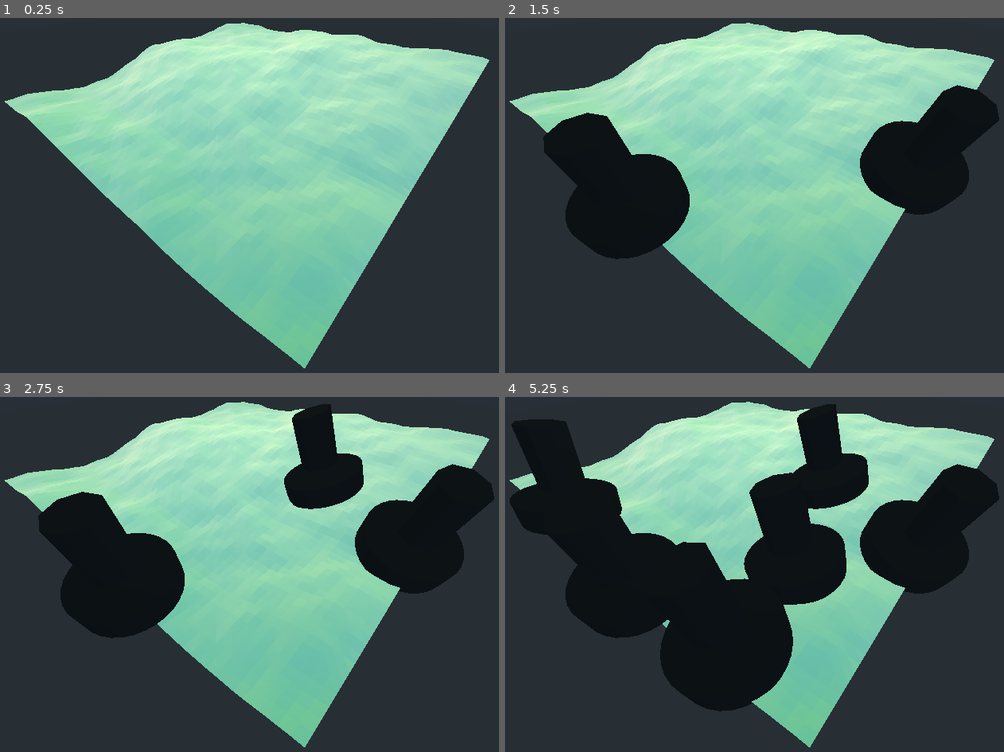
Above: before the commit, frames 1-4 (two rows, left to right).
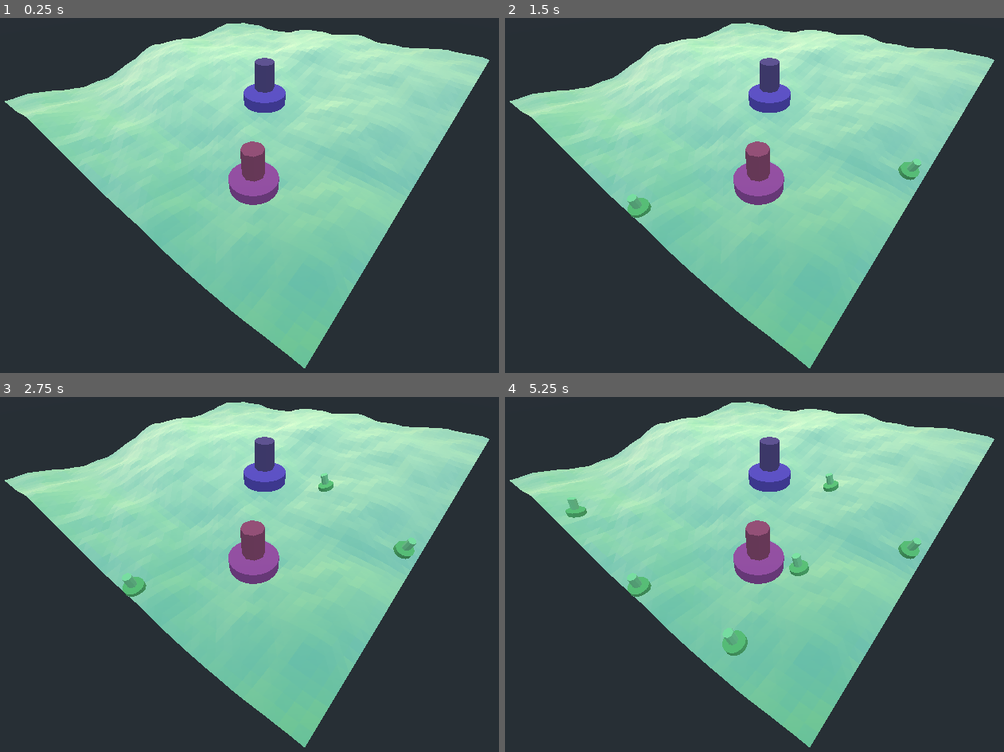
Above: after the commit, the same moments.

Repository: Aziroshin/citygamesystems
Game: Godot game, scene res://Root.tscn
The game is run twice, just before and just after one commit, with the same random seed, the same clock (stepped at 60 frames per second) and the same inputs.
Inputs (mouse positions are in pixels of both pictures, inside the frame that each line leads up to):
- Up to frame 1 (0.25 s): no input
- Up to frame 2 (1.5 s): tap Enter at 0.5 s; move the mouse to (909, 170) at 0.52 s; click (909, 170) at 0.67 s; tap Space at 1.25 s; move the mouse to (639, 209) at 1.27 s; click (639, 209) at 1.42 s
- Up to frame 3 (2.75 s): tap Enter at 2 s; move the mouse to (329, 489) at 2.02 s; click (329, 489) at 2.17 s
- Up to frame 4 (5.25 s): tap Space at 2.75, 4.25 s; move the mouse to (734, 645) at 2.77 s; click (734, 645) at 2.92 s; tap Enter at 3.5 s; move the mouse to (959, 624) at 3.52 s; click (959, 624) at 3.67 s; move the mouse to (579, 514) at 4.27 s; click (579, 514) at 4.42 s; move the mouse to (799, 570) at 5.02 s; click (799, 570) at 5.17 s

The runs differ from the first frame. In frame 1, 2.2% of the frame differs, in the area x 45-58%, y 11-53%; in frame 2, 16%; in frame 3, 19%; in frame 4, 34%, in the area x 0-100%, y 2-89%.

Commit message:
⚗️ Putting 2 markers in preparation for path visualization.

Diff:
--- a/dev/PlaneMap/Map.gd
+++ b/dev/PlaneMap/Map.gd
@@ -55,6 +55,21 @@
 
 	add_child(mesh_instance)
 
+	assert(Visualization.OctagonMarker.instance()\
+		.add_as_child(self)\
+		.set_position(Vector3(2, 1, -2))\
+		.set_size(0.4)\
+		.primary.set_color(Vector3(0.2, 0.1, 0.6))\
+		.secondary.set_color(Vector3(0.2, 0.1, 0.3))
+	)
+	assert(Visualization.OctagonMarker.instance()\
+		.add_as_child(self)\
+		.set_position(Vector3(3.5, 0.5, -3))\
+		.set_size(0.4)\
+		.primary.set_color(Vector3(0.6, 0.1, 0.4))\
+		.secondary.set_color(Vector3(0.6, 0.1, 0.2))
+	)
+
 func _on_mouse_event(camera, event, click_position, click_normal, shape):
 	print(event)
 	if event is InputEventMouseButton:
@@ -64,5 +79,6 @@
 				.set_position(click_position)\
 				.align_along(click_normal)\
 				.set_size(0.2)\
-				.resize(5)
+				.primary.set_color(Vector3(0.2, 0.7, 0.2))\
+				.secondary.set_color(Vector3(0.4, 1, 0.4))
 			)
--- a/dev/visualization/Visualizer.gd
+++ b/dev/visualization/Visualizer.gd
@@ -38,7 +38,7 @@
 
 	return knockoff
 
-class MeshDelegate:
+class MeshDelegate extends Reference:
 	var visualizer: Visualizer
 	var mesh_name: String
 	var has_mesh := false
